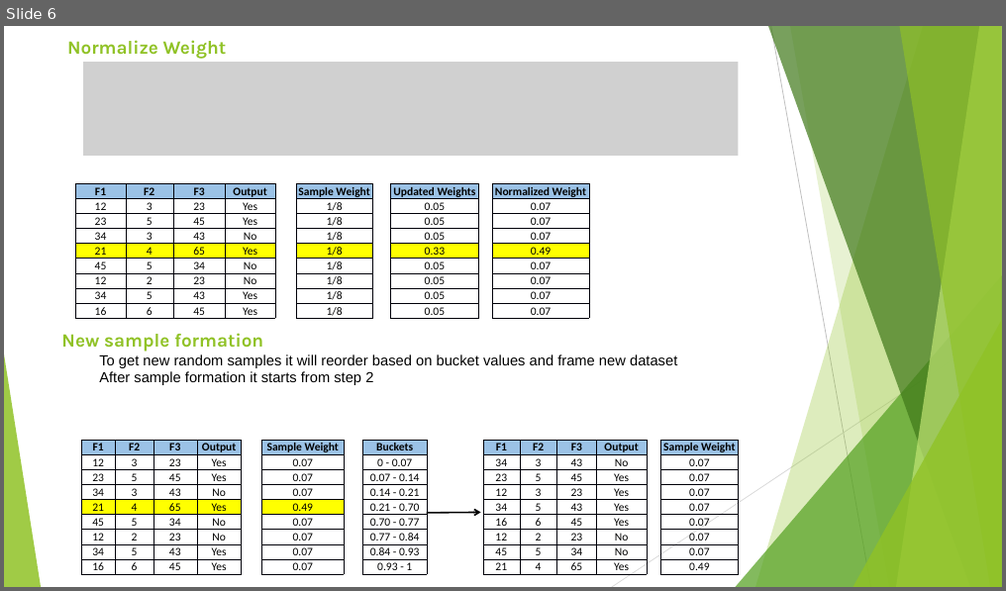
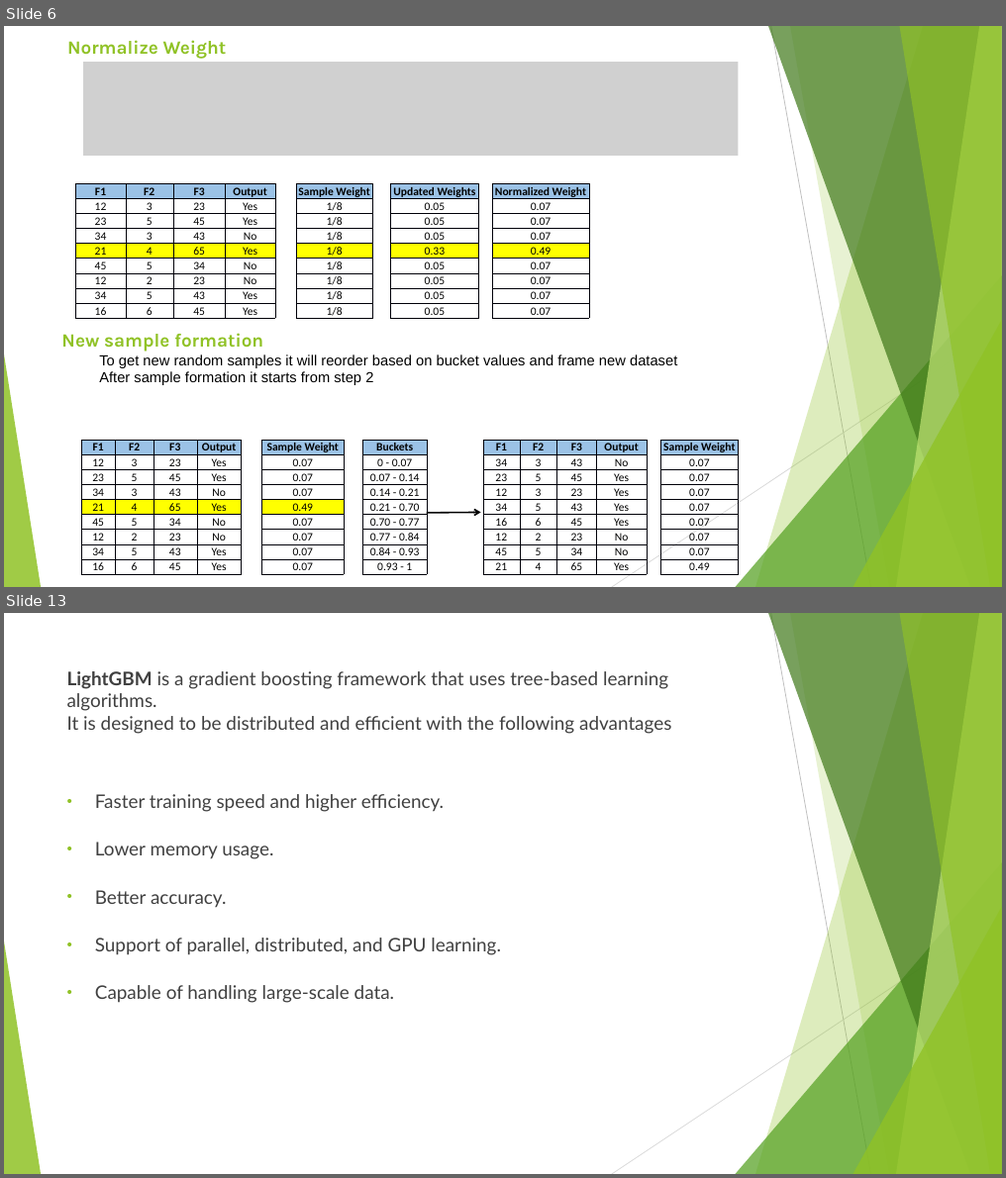
Before and after one commit to DineshC27/Hope-AI, a slide deck: Python/Machine Learning/Regression Assignment/Boosting Algorithm.pptx. Shown one above the other, each under a label of ours: slide 6 before the commit, slides 6 and 13 after it; the slides between them are not shown. The pictures are 1006x591 and 1006x1178 pixels, drawn with LibreOffice and Linux fonts; fonts in the diff are those of the drawing; grey boxes stand for pictures. Boxes give left, top, right and bottom in pixels: in the first picture for what was removed or moved away, otherwise in the second. Text is boxed around its words. In the diff, an @@ line names an element or a change of style, - is before the commit and + after.

```diff
--- a/Python/Machine Learning/Regression Assignment/Boosting Algorithm.pptx
+++ b/Python/Machine Learning/Regression Assignment/Boosting Algorithm.pptx
@@ slide 13 added at [4,613,1002,1174], background #FFFFFF; not listed: 10 template elements that a slide beside it also shows @@
@@ title added at [67,671,671,734], 18 pt, text #404040 @@
+LightGBM is a gradient boosting framework that uses tree-based learning algorithms.
+It is designed to be distributed and efficient with the following advantages
@@ text added at [95,794,501,1003], 18 pt, text #404040 @@
+• Faster training speed and higher efficiency.
+• Lower memory usage.
+• Better accuracy.
+• Support of parallel, distributed, and GPU learning.
+• Capable of handling large-scale data.
```
Also in this commit, not shown: 2 slides changed, 9 other slides added, 2 other files.
